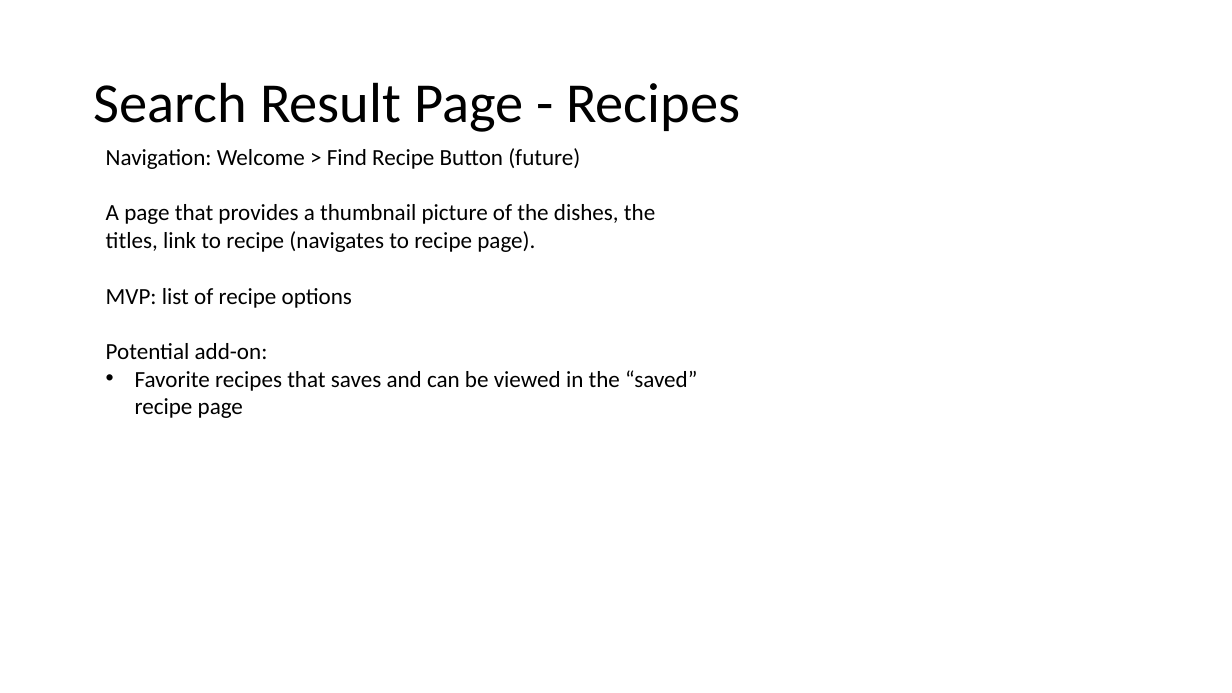
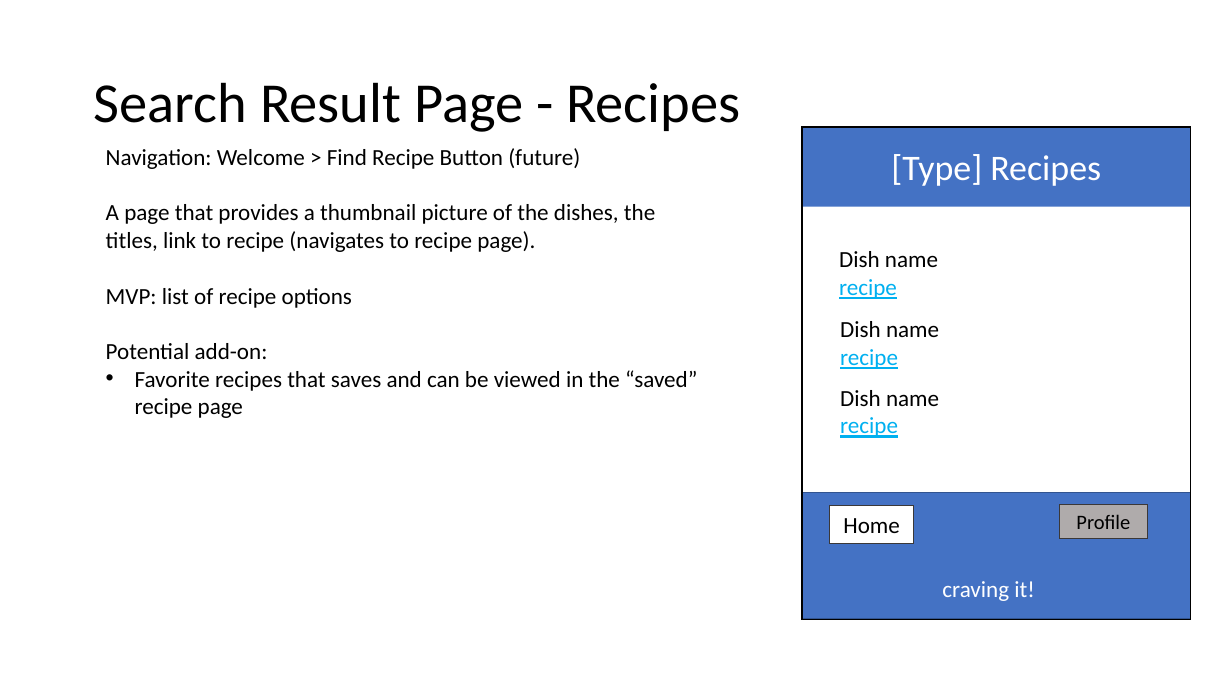
Before and after one commit to christinena-msr/crave_masters, a slide deck: slide 10 of WireFrames.pptx. Drawn at 1232x693 pixels with LibreOffice and Linux fonts; fonts in the diff are those of the drawing. Boxes give left, top, right and bottom in pixels: in the first picture for what was removed or moved away, otherwise in the second. Text is boxed around its words. In the diff, an @@ line names an element or a change of style, - is before the commit and + after.

```diff
--- a/WireFrames.pptx
+++ b/WireFrames.pptx
@@ rectangle added at <box>802,127,1191,206</box>, fill #4472C4 @@
@@ rectangle added at <box>802,127,1191,619</box>, outline #000000 1 pt @@
@@ text added at <box>891,154,1101,186</box>, 28 pt, text #FFFFFF @@
+[Type] Recipes
@@ text added at <box>839,251,938,299</box>, 18 pt, text #000000 @@
+Dish name
+recipe
@@ text added at <box>840,321,939,369</box>, 18 pt, text #000000 @@
+Dish name
+recipe
@@ text added at <box>840,390,939,438</box>, 18 pt, text #000000 @@
+Dish name
+recipe
@@ rectangle added at <box>802,493,1191,619</box>, fill #4472C4, outline #325491 1 pt @@
@@ rectangle added at <box>830,506,913,543</box>, fill #FFFFFF, outline #3B3838 0.75 pt, 18 pt, text #000000 @@
+Home
@@ rectangle added at <box>1059,505,1148,539</box>, fill #AFABAB, outline #3B3838 0.75 pt, 16 pt, text #000000 @@
+Profile
@@ text added at <box>942,581,1034,601</box>, 18 pt, text #FFFFFF @@
+craving it!
```
Also in this commit, not shown: 5 other slides changed, 3 other files.
